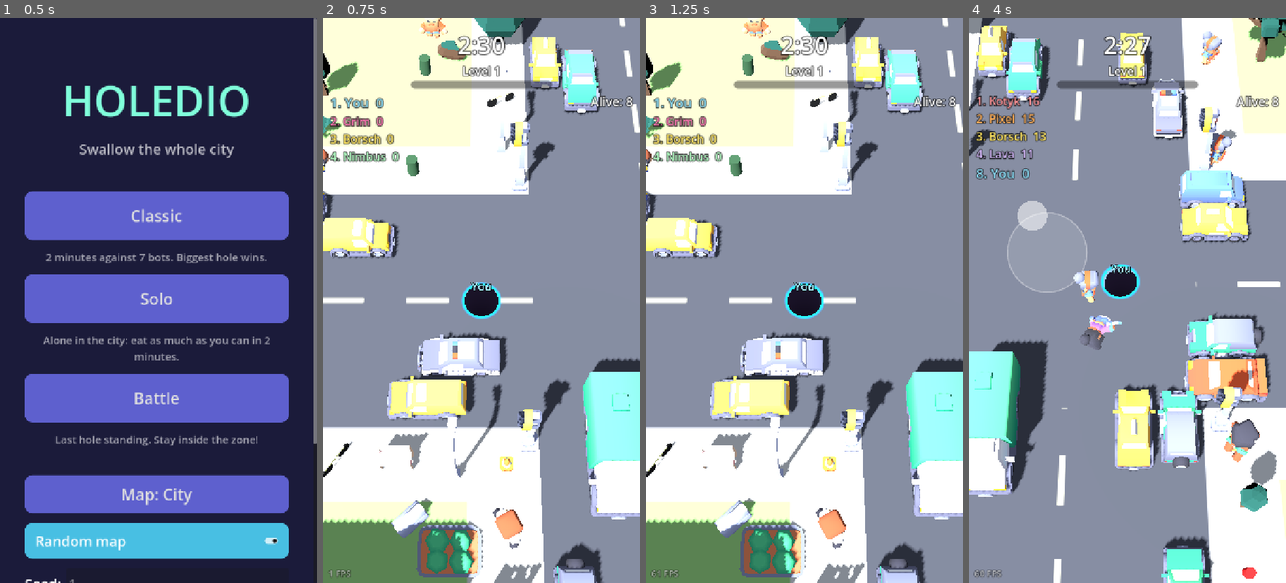
Above: before the commit, frames 1-4 (left to right).
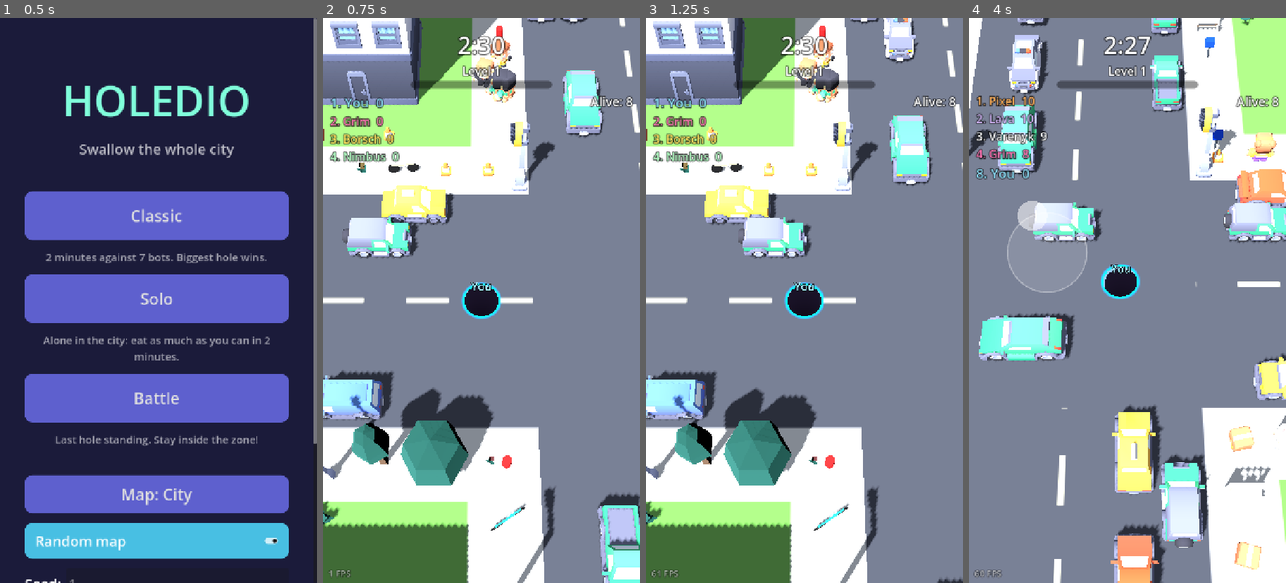
Above: after the commit, the same moments.

Repository: dsidxavekko/openhole
Game: Godot game, scene res://scenes/main_menu.tscn
Two runs of this game, one before a commit and one after it. Both use one fixed random seed, a clock stepped at 60 frames per second and the inputs below.
Inputs (mouse positions are in pixels of both pictures, inside the frame that each line leads up to):
- Up to frame 1 (0.5 s): no input
- Up to frame 2 (0.75 s): click "Battle" at 0.5 s
- Up to frame 3 (1.25 s): no input
- Up to frame 4 (4 s): move the mouse to (1197, 272) at 1.27 s; hold D 1.28-2 s; click (1197, 272) at 1.42 s; drag from (1064, 328) to (1111, 413) at 2.02 s; move the mouse to (1159, 176) at 2.77 s; hold D 2.78-3.5 s; drag from (1111, 413) to (1032, 215) at 3.52 s

Frame 1 is identical in both runs. In frame 2, 43% of the frame differs, in the area x 0-100%, y 0-100%; in frame 3, 44%; in frame 4, 38%.

Commit message:
Moving traffic with lights, magnet pull and magnet power-up, softer bots, more food
- driving cars are kinematic, keep lanes, stop at red lights, queue behind each other
- weak permanent magnet + 8 s magnet bonus (5 on the map, respawn after 20 s)
- tall buildings need a bigger hole (fit size uses 30% of height); big objects stay static
- bots: lower skill, no chasing for the first 15 s, give up after 3 s of chasing
- ~20% more objects; no cars parked in crossings; no ground specular
- smoke runs fail fast if game.gd does not compile; --seed and --shot-delay dev args

Co-Authored-By: Claude Opus 5.5 <noreply@anthropic.com>

Diff:
--- a/i18n/strings.csv
+++ b/i18n/strings.csv
@@ -33,3 +33,5 @@
 MAP_SEED,Map seed: %d,Seed мапи: %d
 PLAY_AGAIN,Play again,Ще раз
 MENU,Menu,Меню
+MAGNET,Magnet!,Магніт!
+MAGNET_LEFT,Magnet: %ds,Магніт: %d с
--- a/scripts/core/hole_rules.gd
+++ b/scripts/core/hole_rules.gd
@@ -7,6 +7,8 @@
 const MAX_LEVEL := 16
 const FIT_FACTOR := 0.92
 const EAT_HOLE_RATIO := 1.2
+## Tall things count as wider: a skyscraper needs a big hole, not just its base.
+const HEIGHT_WEIGHT := 0.3
 
 
 static func radius_for_level(level: int) -> float:
@@ -38,9 +40,14 @@
 	return clampf(float(points - a) / float(b - a), 0.0, 1.0)
 
 
-## `extent` is the largest horizontal dimension of an object.
-static func fits(extent: float, radius: float) -> bool:
-	return extent < radius * 2.0 * FIT_FACTOR
+## Effective size used for "does it fit": base width or a share of the height.
+static func fit_size(extent: float, height: float) -> float:
+	return maxf(extent, height * HEIGHT_WEIGHT)
+
+
+## `size` is the effective size from fit_size().
+static func fits(size: float, radius: float) -> bool:
+	return size < radius * 2.0 * FIT_FACTOR
 
 
 static func can_eat_hole(big_r: float, small_r: float, dist: float) -> bool:
--- a/scripts/game.gd
+++ b/scripts/game.gd
@@ -10,6 +10,10 @@
 const RESPAWN_TIME := 3.0
 const ZONE_OUT_LIMIT := 4.0
 const CAM_PITCH := 65.0
+const POWERUP_COUNT := 5
+const POWERUP_RESPAWN := 20.0
+## Traffic light cycle: horizontal green, all red, vertical green, all red.
+const LIGHT_CYCLE := 16.0
 const GROUND_SHADER := preload("res://scripts/world/ground.gdshader")
 
 const HOLE_COLORS := [Color("4cc9f0"), Color("f72585"), Color("ffd60a"), Color("80ed99"),
@@ -41,6 +45,12 @@
 var _hud_timer := 0.0
 var _vibrate_cooldown := 0.0
 var _player_bot: BotAI = null
+var half_extent := 100.0
+var movers := {}          # Edible -> true (driving cars)
+var lanes := {}           # lane key -> Array[Edible], leader first
+var _traffic_time := 0.0
+var powerups: Array[Powerup] = []
+var _powerup_timers: Array[float] = []
 
 
 func _ready() -> void:
@@ -50,9 +60,12 @@
 	var blocks := GameState.city_blocks()
 	var half := CityGen.map_extent(blocks) / 2.0
 	bound = half - 2.0
+	half_extent = half
 	_build_ground(half)
 	_spawn_city(GameState.resolve_seed(), blocks)
 	_spawn_holes()
+	for i in POWERUP_COUNT:
+		_spawn_powerup()
 
 	hud = Hud.new()
 	add_child(hud)
@@ -70,7 +83,11 @@
 
 ## Dev helper: "-- --autoplay --screenshot=/path/shot.png" saves a frame after 8 s.
 func _take_screenshot(path: String) -> void:
-	await get_tree().create_timer(8.0).timeout
+	var delay := 8.0
+	for arg in OS.get_cmdline_user_args():
+		if arg.begins_with("--shot-delay="):
+			delay = arg.trim_prefix("--shot-delay=").to_float()
+	await get_tree().create_timer(delay).timeout
 	await RenderingServer.frame_post_draw
 	get_viewport().get_texture().get_image().save_png(path)
 	print("SCREENSHOT ", path)
@@ -102,7 +119,7 @@
 
 	sun = DirectionalLight3D.new()
 	sun.rotation_degrees = Vector3(-55, -35, 0)
-	sun.light_energy = 0.95
+	sun.light_energy = 0.85
 	sun.shadow_enabled = true
 	sun.shadow_normal_bias = 1.5
 	sun.shadow_blur = 1.5
@@ -161,6 +178,9 @@
 		_grid_add(e)
 		total_points += e.points
 		total_count += 1
+		if e.moving:
+			_add_mover(e)
+	_sort_lanes()
 
 
 func _spawn_holes() -> void:
@@ -179,7 +199,7 @@
 			if GameState.autoplay:
 				_player_bot = BotAI.new(h, self, 0.8)
 		else:
-			h.controller = BotAI.new(h, self, randf_range(0.45, 0.95))
+			h.controller = BotAI.new(h, self, randf_range(0.3, 0.7))
 		holes.append(h)
 
 
@@ -250,6 +270,8 @@
 			if h.respawn_timer <= 0.0:
 				_respawn(h)
 
+	_traffic_step(delta)
+	_powerup_step(delta)
 	_swallow_step()
 	_falling_step()
 	if mode != GameState.Mode.SOLO:
@@ -261,6 +283,7 @@
 	if _rebin_timer <= 0.0:
 		_rebin_timer = 0.5
 		_rebin()
+		_sort_lanes()
 
 	_update_ground()
 	_check_end()
@@ -304,27 +327,167 @@
 			continue
 		var r := h.radius
 		var hp := h.position
-		for bucket in _cells_around(hp, r + 11.0):
+		var mr := h.magnet_radius()
+		var ms := h.magnet_strength()
+		for bucket in _cells_around(hp, maxf(r + 11.0, mr + 2.0)):
 			for e: Edible in bucket:
 				if e.falling_into != null:
 					continue
 				var dx := e.position.x - hp.x
 				var dz := e.position.z - hp.z
 				var d := sqrt(dx * dx + dz * dz)
-				if d > r + e.extent * 0.6 + 0.5:
+				var touching := d <= r + e.extent * 0.6 + 0.5
+				var fits := HoleRules.fits(e.fit_size, r)
+				# Things that do not fit stay static: the hole slides under them.
+				if not fits or not (touching or d < mr):
 					continue
-				if e.freeze:
-					e.freeze = false
-					awake[e] = true
-				e.sleeping = false
-				if not HoleRules.fits(e.extent, r):
-					continue
+				_wake(e)
+				var pull := Vector3(-dx, 0, -dz) / maxf(d, 0.01)
 				if d < r * 0.92:
 					_start_fall(e, h)
+				elif touching:
+					# Object hangs over the edge: pull it in.
+					e.apply_central_force(pull * e.mass * 14.0)
 				else:
-					# Object hangs over the edge: pull it in.
-					var pull := Vector3(-dx, 0, -dz) / maxf(d, 0.01)
-					e.apply_central_force(pull * e.mass * 14.0)
+					# Magnet: weaker the farther away.
+					e.apply_central_force(pull * e.mass * ms * (1.0 - d / mr))
+
+
+func _wake(e: Edible) -> void:
+	if e.freeze:
+		var was_moving := e.moving
+		e.moving = false
+		movers.erase(e)
+		e.freeze = false
+		if was_moving:
+			e.linear_velocity = e.transform.basis.z * e.move_speed
+		awake[e] = true
+	e.sleeping = false
+
+
+# --- Traffic ---------------------------------------------------------------
+
+func _lane_key(e: Edible) -> String:
+	var fwd := e.transform.basis.z
+	if absf(fwd.x) > 0.5:
+		return "h%d:%d" % [roundi(e.position.z * 10.0), signi(roundi(fwd.x))]
+	return "v%d:%d" % [roundi(e.position.x * 10.0), signi(roundi(fwd.z))]
+
+
+func _add_mover(e: Edible) -> void:
+	var key := _lane_key(e)
+	if not lanes.has(key):
+		lanes[key] = []
+		# One speed per lane, so cars never catch up with each other.
+		lanes[key].append(randf_range(5.0, 8.0))
+	e.move_speed = lanes[key][0]
+	lanes[key].append(e)
+	movers[e] = true
+
+
+## Leader first (largest coordinate along the driving direction); slot 0 is the speed.
+func _sort_lanes() -> void:
+	for key in lanes:
+		var list: Array = lanes[key]
+		var speed: float = list[0]
+		var cars: Array = []
+		for i in range(1, list.size()):
+			var e = list[i]
+			if is_instance_valid(e) and e.moving:
+				cars.append(e)
+		cars.sort_custom(func(a: Edible, b: Edible):
+			return a.position.dot(a.transform.basis.z) > b.position.dot(b.transform.basis.z))
+		lanes[key] = [speed] + cars
+
+
+func _green(horizontal: bool) -> bool:
+	var t := fmod(_traffic_time, LIGHT_CYCLE)
+	return t < 5.0 if horizontal else (t >= 8.0 and t < 13.0)
+
+
+## Stop position (car front, along the driving direction) before the next crossing, or INF.
+func _stop_line(front: float, dsign: float) -> float:
+	# Crossing centres in world coords are -half + ROAD/2 + j * PITCH; in "s" they are mirrored by dsign.
+	var best := INF
+	var blocks := GameState.city_blocks()
+	for j in blocks + 1:
+		var c := (-half_extent + CityGen.ROAD / 2.0 + j * CityGen.PITCH) * dsign
+		var line := c - CityGen.ROAD / 2.0 - 0.3
+		if line >= front - 0.05 and line < best:
+			best = line
+	return best
+
+
+func _traffic_step(delta: float) -> void:
+	_traffic_time += delta
+	for key in lanes:
+		var list: Array = lanes[key]
+		var horizontal: bool = (key as String).begins_with("h")
+		var green := _green(horizontal)
+		var leader_back := INF
+		for i in range(1, list.size()):
+			var e = list[i]
+			if not is_instance_valid(e) or not e.moving:
+				continue
+			var fwd: Vector3 = e.transform.basis.z
+			var dsign := signf(fwd.x if horizontal else fwd.z)
+			var half_len: float = e.extent * 0.5
+			var s: float = e.position.dot(fwd)
+			var target: float = s + e.move_speed * delta
+			if not green:
+				var line := _stop_line(s + half_len, dsign)
+				if line < INF and s + half_len + e.move_speed * delta > line:
+					target = minf(target, line - half_len)
+			if leader_back < INF:
+				target = minf(target, leader_back - half_len - 1.5)
+			target = maxf(target, s)
+			leader_back = target - half_len
+			var p: Vector3 = e.position + fwd * (target - s)
+			var wrapped := false
+			if horizontal and absf(p.x) > half_extent - 2.0 and signf(p.x) == dsign:
+				p.x -= dsign * (half_extent * 2.0 - 4.0)
+				wrapped = true
+			elif not horizontal and absf(p.z) > half_extent - 2.0 and signf(p.z) == dsign:
+				p.z -= dsign * (half_extent * 2.0 - 4.0)
+				wrapped = true
+			e.position = p
+			if wrapped:
+				e.reset_physics_interpolation()
+				leader_back = INF
+
+
+# --- Powerups --------------------------------------------------------------
+
+func _spawn_powerup() -> void:
+	var blocks := GameState.city_blocks()
+	var road := -half_extent + CityGen.ROAD / 2.0 + randi_range(0, blocks) * CityGen.PITCH
+	var along := randf_range(-bound, bound) * 0.9
+	var p := Powerup.new()
+	world.add_child(p)
+	p.position = Vector3(along, 1.6, road) if randf() < 0.5 else Vector3(road, 1.6, along)
+	powerups.append(p)
+
+
+func _powerup_step(delta: float) -> void:
+	for i in range(_powerup_timers.size() - 1, -1, -1):
+		_powerup_timers[i] -= delta
+		if _powerup_timers[i] <= 0.0:
+			_powerup_timers.remove_at(i)
+			_spawn_powerup()
+	for i in range(powerups.size() - 1, -1, -1):
+		var p := powerups[i]
+		for h in holes:
+			if not h.alive:
+				continue
+			if Vector2(h.position.x - p.position.x, h.position.z - p.position.z).length() < h.radius + 1.0:
+				h.give_magnet(Powerup.DURATION)
+				if h == player:
+					hud.notice(tr("MAGNET"), 1.5)
+					Input.vibrate_handheld(40)
+				p.queue_free()
+				powerups.remove_at(i)
+				_powerup_timers.append(POWERUP_RESPAWN)
+				break
 
 
 func _start_fall(e: Edible, h: Hole) -> void:
@@ -374,6 +537,14 @@
 
 
 func _rebin() -> void:
+	for e in movers.keys():
+		if not is_instance_valid(e):
+			movers.erase(e)
+			continue
+		var mc := _cell_of(e.position)
+		if mc != e.cell:
+			_grid_remove(e)
+			_grid_add(e)
 	for e in awake.keys():
 		if not is_instance_valid(e):
 			awake.erase(e)
@@ -503,9 +674,16 @@
 	reach = minf(reach, 45.0)
 	var best: Variant = null
 	var best_score := 0.0
+	for p in powerups:
+		var pd := Vector2(p.position.x - me.position.x, p.position.z - me.position.z).length()
+		if pd < reach and me.magnet_time <= 0.0:
+			var ps := 80.0 / (pd + 4.0)
+			if ps > best_score:
+				best_score = ps
+				best = Vector3(p.position.x, 0, p.position.z)
 	for bucket in _cells_around(me.position, reach):
 		for e: Edible in bucket:
-			if e.falling_into != null or not HoleRules.fits(e.extent, me.radius):
+			if e.falling_into != null or not HoleRules.fits(e.fit_size, me.radius):
 				continue
 			var d := e.position.distance_to(me.position)
 			if d > reach:
@@ -557,7 +735,7 @@
 
 func _update_hud() -> void:
 	hud.set_time(time_left)
-	hud.set_level(player.level, HoleRules.level_progress(player.points))
+	hud.set_level(player.level, HoleRules.level_progress(player.points), player.magnet_time)
 	match mode:
 		GameState.Mode.SOLO:
 			hud.set_info(tr("CITY_EATEN") % _percent())
@@ -626,6 +804,10 @@
 				lines.append(tr("NEW_RECORD"))
 	lines.append(tr("MAP_SEED") % GameState.map_seed)
 	hud.show_results(title, lines)
-	print("MATCH_END mode=%s points=%d eaten=%d/%d level=%d" % [key, player.points, eaten_count, total_count, player.level])
+	var all_magnets := 0
+	for h in holes:
+		all_magnets += h.magnets_taken
+	print("MATCH_END mode=%s points=%d eaten=%d/%d level=%d magnets=%d/%d movers_left=%d" % [key, player.points,
+		eaten_count, total_count, player.level, player.magnets_taken, all_magnets, movers.size()])
 	if GameState.autoplay:
 		get_tree().quit()
--- a/scripts/hole/bot_ai.gd
+++ b/scripts/hole/bot_ai.gd
@@ -1,9 +1,13 @@
 class_name BotAI
 extends RefCounted
-## Simple state machine: flee bigger holes, chase smaller ones,
-## otherwise go for the most valuable food nearby, otherwise wander.
+## Simple state machine: flee bigger holes, sometimes chase smaller ones,
+## otherwise go for the most valuable food (or a magnet) nearby, otherwise wander.
 
 enum State { WANDER, FOOD, CHASE, FLEE }
+
+const NO_CHASE_START := 15.0
+const CHASE_LIMIT := 3.0
+const CHASE_COOLDOWN := 5.0
 
 var hole: Hole
 var game: Node
@@ -11,6 +15,9 @@
 var target := Vector3.ZERO
 var skill := 0.7
 var _timer := 0.0
+var _age := 0.0
+var _chase_time := 0.0
+var _chase_cooldown := 0.0
 
 
 func _init(p_hole: Hole, p_game: Node, p_skill: float) -> void:
@@ -21,9 +28,20 @@
 
 
 func update(delta: float) -> void:
+	_age += delta
+	_chase_cooldown -= delta
+	if state == State.CHASE:
+		_chase_time += delta
+		if _chase_time > CHASE_LIMIT:
+			# Give up for a while.
+			_chase_cooldown = CHASE_COOLDOWN
+			_chase_time = 0.0
+			_timer = 0.0
+	else:
+		_chase_time = 0.0
 	_timer -= delta
 	if _timer <= 0.0:
-		_timer = randf_range(0.25, 0.45) / maxf(skill, 0.3)
+		_timer = randf_range(0.32, 0.6) / maxf(skill, 0.3)
 		_decide()
 	var to := target - hole.position
 	var desired := Vector2(to.x, to.z)
@@ -32,7 +50,7 @@
 		_timer = minf(_timer, 0.05)
 	else:
 		desired = desired.normalized()
-	hole.move_dir = hole.move_dir.lerp(desired, clampf(delta * 6.0, 0.0, 1.0))
+	hole.move_dir = hole.move_dir.lerp(desired, clampf(delta * 4.0, 0.0, 1.0))
 
 
 func _decide() -> void:
@@ -44,8 +62,8 @@
 		away.y = 0.0
 		target = game.clamp_to_play_area(hole.position + away.normalized() * (12.0 + r * 2.0))
 		return
-	if randf() < skill:
-		var prey: Hole = game.find_prey(hole, 6.0 + r * 3.0)
+	if _age > NO_CHASE_START and _chase_cooldown <= 0.0 and randf() < skill:
+		var prey: Hole = game.find_prey(hole, 4.0 + r * 2.0)
 		if prey:
 			state = State.CHASE
 			target = prey.position
--- a/scripts/hole/hole.gd
+++ b/scripts/hole/hole.gd
@@ -21,6 +21,8 @@
 var alive := true
 var respawn_timer := 0.0
 var out_of_zone := 0.0
+var magnet_time := 0.0
+var magnets_taken := 0
 var controller: RefCounted = null
 
 var _well_body: AnimatableBody3D
@@ -28,6 +30,7 @@
 var _well_mesh: MeshInstance3D
 var _label: Label3D
 var _shape_radius := -1.0
+var _ring: MeshInstance3D
 
 
 func setup(p_name: String, p_color: Color, p_player: bool) -> void:
@@ -72,6 +75,22 @@
 	_label.modulate = color.lightened(0.3)
 	_label.outline_modulate = Color(0, 0, 0, 0.8)
 	add_child(_label)
+
+	var torus := TorusMesh.new()
+	torus.inner_radius = 0.92
+	torus.outer_radius = 1.0
+	torus.rings = 48
+	torus.ring_segments = 6
+	var ring_mat := StandardMaterial3D.new()
+	ring_mat.shading_mode = BaseMaterial3D.SHADING_MODE_UNSHADED
+	ring_mat.transparency = BaseMaterial3D.TRANSPARENCY_ALPHA
+	ring_mat.albedo_color = Color(color, 0.55)
+	_ring = MeshInstance3D.new()
+	_ring.mesh = torus
+	_ring.material_override = ring_mat
+	_ring.cast_shadow = GeometryInstance3D.SHADOW_CASTING_SETTING_OFF
+	_ring.visible = false
+	add_child(_ring)
 	_apply_radius()
 
 
@@ -98,9 +117,30 @@
 	var dir := move_dir.limit_length(1.0)
 	position.x = clampf(position.x + dir.x * speed() * delta, -bound, bound)
 	position.z = clampf(position.z + dir.y * speed() * delta, -bound, bound)
+	if magnet_time > 0.0:
+		magnet_time -= delta
+		var pulse := 1.0 + 0.08 * sin(Time.get_ticks_msec() * 0.012)
+		var rr := magnet_radius() * pulse
+		_ring.scale = Vector3(rr, rr * 0.4, rr)
+		_ring.position.y = 0.15
+		_ring.visible = magnet_time > 0.0
 	if not is_equal_approx(radius, target_radius):
 		radius = move_toward(radius, target_radius, delta * maxf(1.0, target_radius * 0.8))
 		_apply_radius()
+
+
+## Weak permanent pull, much stronger while a magnet bonus is active.
+func magnet_radius() -> float:
+	return radius * 2.5 + 8.0 if magnet_time > 0.0 else radius * 1.6 + 1.5
+
+
+func magnet_strength() -> float:
+	return 18.0 if magnet_time > 0.0 else 6.0
+
+
+func give_magnet(seconds: float) -> void:
+	magnet_time = seconds
+	magnets_taken += 1
 
 
 func snap_radius() -> void:
@@ -111,6 +151,9 @@
 func set_alive(value: bool) -> void:
 	alive = value
 	visible = value
+	if not value:
+		magnet_time = 0.0
+		_ring.visible = false
 	_well_body.collision_layer = WELL_LAYER if value else 0
 
 
--- a/scripts/ui/hud.gd
+++ b/scripts/ui/hud.gd
@@ -104,8 +104,10 @@
 	_timer_label.modulate = Color(1, 0.4, 0.4) if s <= 10 else Color.WHITE
 
 
-func set_level(level: int, progress: float) -> void:
+func set_level(level: int, progress: float, magnet_left := 0.0) -> void:
 	_level_label.text = tr("LEVEL") % level
+	if magnet_left > 0.0:
+		_level_label.text += "  ·  " + tr("MAGNET_LEFT") % int(ceil(magnet_left))
 	_level_bar.value = progress
 
 
--- a/scripts/ui/main_menu.gd
+++ b/scripts/ui/main_menu.gd
@@ -13,7 +13,15 @@
 		for a in OS.get_cmdline_user_args():
 			if a.begins_with("--mode="):
 				m = a.trim_prefix("--mode=")
+			if a.begins_with("--seed="):
+				GameState.random_seed = false
+				GameState.map_seed = a.trim_prefix("--seed=").to_int()
 		GameState.mode = GameState.MODE_KEYS.find(m)
+		var scr: Script = load("res://scripts/game.gd")
+		if scr == null or not scr.can_instantiate():
+			push_error("game.gd does not compile")
+			get_tree().quit(1)
+			return
 		call_deferred("_start", GameState.mode)
 		return
 	_build()
@@ -132,4 +140,7 @@
 		GameState.random_seed = _random_check.button_pressed
 		if not GameState.random_seed and _seed_edit.text.is_valid_int():
 			GameState.map_seed = _seed_edit.text.to_int()
-	get_tree().change_scene_to_file("res://scenes/game.tscn")
+	var err := get_tree().change_scene_to_file("res://scenes/game.tscn")
+	if err != OK and GameState.autoplay:
+		push_error("Game scene failed to load: %d" % err)
+		get_tree().quit(1)
--- a/scripts/world/city_gen.gd
+++ b/scripts/world/city_gen.gd
@@ -146,7 +146,7 @@
 				BUILDING_COLORS[rng.randi() % BUILDING_COLORS.size()])
 			# Things in the gap between the building and the lot edge.
 			var gx := lot / 2.0 - 0.7
-			for n in rng.randi_range(2, 5):
+			for n in rng.randi_range(4, 8):
 				var side := rng.randi() % 4
 				var t := rng.randf_range(-gx, gx)
 				var px := cx + (t if side < 2 else (gx if side == 2 else -gx))
@@ -170,23 +170,23 @@
 			var f := rng.randf_range(4.5, 5.5)
 			_add(out, "house", cx, cz, 0.0, Vector3(f, rng.randf_range(3.5, 5.5), f * rng.randf_range(0.8, 1.0)),
 				BUILDING_COLORS[rng.randi() % BUILDING_COLORS.size()])
-			for n in rng.randi_range(1, 3):
+			for n in rng.randi_range(2, 4):
 				var a := rng.randf() * TAU
 				_small(rng, out, _pick(rng, SMALL_YARD), cx + cos(a) * 3.3, cz + sin(a) * 3.3)
 
 
 static func _park(rng: RandomNumberGenerator, out: Array, bx: float, bz: float) -> void:
 	var m := SIDEWALK + 1.0
-	_scatter(rng, out, SMALL_PARK, rng.randi_range(30, 45), bx + m, bz + m, bx + BLOCK - m, bz + BLOCK - m)
+	_scatter(rng, out, SMALL_PARK, rng.randi_range(40, 60), bx + m, bz + m, bx + BLOCK - m, bz + BLOCK - m)
 
 
 static func _sidewalk(rng: RandomNumberGenerator, out: Array, bx: float, bz: float) -> void:
 	var inset := 1.4
-	var step := 2.5
+	var step := 2.2
 	var t := 1.5
 	while t < BLOCK - 1.0:
 		for side in 4:
-			if rng.randf() > 0.8:
+			if rng.randf() > 0.9:
 				continue
 			var x := 0.0
 			var z := 0.0
@@ -219,10 +219,13 @@
 				var parked: bool = absf(lane) > 4.0
 				var t := -half + rng.randf_range(2.0, 10.0)
 				while t < half - 4.0:
-					# Leave crossings free.
+					# Leave crossings free (a car is ~4-7 m long).
 					var m := fposmod(t + half, PITCH)
-					if m < ROAD + 1.0:
-						t += ROAD + 1.0 - m
+					if m < ROAD + 4.0:
+						t += ROAD + 4.0 - m
+						continue
+					if m > PITCH - 4.0:
+						t += PITCH - m + ROAD + 4.0
 						continue
 					var is_bus := not parked and rng.randf() < 0.1
 					var kind := "bus" if is_bus else "car"
@@ -230,9 +233,11 @@
 					var yaw := (PI / 2.0 if horizontal else 0.0) + (PI if lane > 0 else 0.0)
 					var x: float = t if horizontal else road_c + lane
 					var z: float = road_c + lane if horizontal else t
-					if not parked or rng.randf() < 0.65:
+					if not parked or rng.randf() < 0.85:
 						_add(out, kind, x, z, yaw, SIZES[kind], color)
+						if not parked:
+							out[-1]["m"] = true
 					t += (rng.randf_range(1.5, 3.0) if parked else rng.randf_range(4.0, 10.0)) + (7.5 if is_bus else 4.0)
 		# People crossing the road.
-		for n in rng.randi_range(3, 6):
+		for n in rng.randi_range(5, 9):
 			_small(rng, out, "person", rng.randf_range(-half, half), road_c + rng.randf_range(-1.5, 1.5))
--- a/scripts/world/edible.gd
+++ b/scripts/world/edible.gd
@@ -5,6 +5,10 @@
 var kind := ""
 var extent := 1.0
 var height := 1.0
+var fit_size := 1.0
+## Driving car: kinematic, moved by the game every physics tick.
+var moving := false
+var move_speed := 0.0
 var points := 1
 var falling_into: Node3D = null
 var cell := Vector2i.ZERO
--- a/scripts/world/edible_factory.gd
+++ b/scripts/world/edible_factory.gd
@@ -74,11 +74,13 @@
 
 	e.extent = maxf(size.x, size.z)
 	e.height = size.y
+	e.fit_size = HoleRules.fit_size(e.extent, size.y)
 	e.points = HoleRules.points_for_size(size)
 	e.mass = clampf(size.x * size.y * size.z * 25.0, 1.0, 4000.0)
 	e.collision_layer = EDIBLE_LAYER
 	e.collision_mask = GROUND_LAYER | EDIBLE_LAYER
-	e.freeze_mode = RigidBody3D.FREEZE_MODE_STATIC
+	e.moving = spec.get("m", false)
+	e.freeze_mode = RigidBody3D.FREEZE_MODE_KINEMATIC if e.moving else RigidBody3D.FREEZE_MODE_STATIC
 	e.freeze = true
 	e.position = spec.p + Vector3(0, size.y / 2.0, 0)
 	e.rotation.y = spec.r
--- a/scripts/world/ground.gdshader
+++ b/scripts/world/ground.gdshader
@@ -13,7 +13,7 @@
 uniform float pitch = 42.0;
 uniform float road = 12.0;
 uniform float sidewalk = 3.0;
-uniform vec3 grass_color : source_color = vec3(0.56, 0.74, 0.45);
+uniform vec3 grass_color : source_color = vec3(0.42, 0.62, 0.32);
 uniform vec3 walk_color : source_color = vec3(0.78, 0.78, 0.76);
 uniform vec3 road_color : source_color = vec3(0.30, 0.31, 0.34);
 uniform vec3 line_color : source_color = vec3(0.95, 0.92, 0.75);
@@ -85,5 +85,6 @@
 		col = mix(col, vec3(1.0, 0.3, 0.3), edge);
 	}
 	ALBEDO = col;
-	ROUGHNESS = 0.95;
+	ROUGHNESS = 1.0;
+	SPECULAR = 0.0;
 }
--- /dev/null
+++ b/scripts/world/powerup.gd
@@ -0,0 +1,40 @@
+class_name Powerup
+extends Node3D
+## Floating magnet icon. Picked up by any hole passing over it.
+
+const DURATION := 8.0
+
+var _t := randf() * TAU
+
+
+func _ready() -> void:
+	var red := StandardMaterial3D.new()
+	red.albedo_color = Color("e63946")
+	red.emission_enabled = true
+	red.emission = Color("e63946")
+	red.emission_energy_multiplier = 0.4
+	var white := StandardMaterial3D.new()
+	white.albedo_color = Color("f1faee")
+	var box := BoxMesh.new()
+	box.size = Vector3.ONE
+	# U shape: bottom bar and two arms with white tips.
+	_part(box, red, Vector3(1.6, 0.4, 0.4), Vector3(0, -0.6, 0))
+	_part(box, red, Vector3(0.4, 1.1, 0.4), Vector3(-0.6, 0.1, 0))
+	_part(box, red, Vector3(0.4, 1.1, 0.4), Vector3(0.6, 0.1, 0))
+	_part(box, white, Vector3(0.42, 0.35, 0.42), Vector3(-0.6, 0.75, 0))
+	_part(box, white, Vector3(0.42, 0.35, 0.42), Vector3(0.6, 0.75, 0))
+
+
+func _part(mesh: Mesh, mat: Material, sc: Vector3, pos: Vector3) -> void:
+	var mi := MeshInstance3D.new()
+	mi.mesh = mesh
+	mi.material_override = mat
+	mi.scale = sc
+	mi.position = pos
+	add_child(mi)
+
+
+func _process(delta: float) -> void:
+	_t += delta
+	rotation.y = _t * 1.8
+	position.y = 1.6 + sin(_t * 3.0) * 0.3
--- a/tests/run_tests.gd
+++ b/tests/run_tests.gd
@@ -36,6 +36,10 @@
 	_check(HoleRules.fits(0.45, HoleRules.BASE_RADIUS), "a person fits a new hole")
 	_check(not HoleRules.fits(4.0, HoleRules.BASE_RADIUS), "a car does not fit a new hole")
 	_check(HoleRules.fits(4.0, HoleRules.radius_for_level(6)), "a car fits at level 6")
+	var tower := HoleRules.fit_size(6.0, 40.0)
+	_check(not HoleRules.fits(tower, HoleRules.radius_for_level(6)), "a 6x40 m tower does not fit at level 6")
+	_check(HoleRules.fits(tower, HoleRules.radius_for_level(11)), "a 6x40 m tower fits at level 11")
+	_check(HoleRules.fits(HoleRules.fit_size(0.4, 4.5), HoleRules.BASE_RADIUS), "a lamp post fits a new hole")
 	_check(HoleRules.can_eat_hole(3.0, 1.0, 0.5), "big hole eats small hole on top of it")
 	_check(not HoleRules.can_eat_hole(3.0, 2.8, 0.0), "similar sizes do not eat each other")
 	_check(not HoleRules.can_eat_hole(3.0, 1.0, 5.0), "far holes do not eat")
@@ -45,7 +49,7 @@
 	var b := CityGen.generate(42, 5, 0)
 	var c := CityGen.generate(43, 5, 0)
 	var s := CityGen.generate(42, 5, 1)
-	_check(a.size() > 1500, "city is dense (%d objects)" % a.size())
+	_check(a.size() > 2800, "city is dense (%d objects)" % a.size())
 	_check(_hash(a) == _hash(b), "same seed gives same city")
 	_check(_hash(a) != _hash(c), "different seed gives different city")
 	_check(_hash(a) != _hash(s), "suburb theme differs from city")
Not shown, added: scripts/world/powerup.gd.uid
